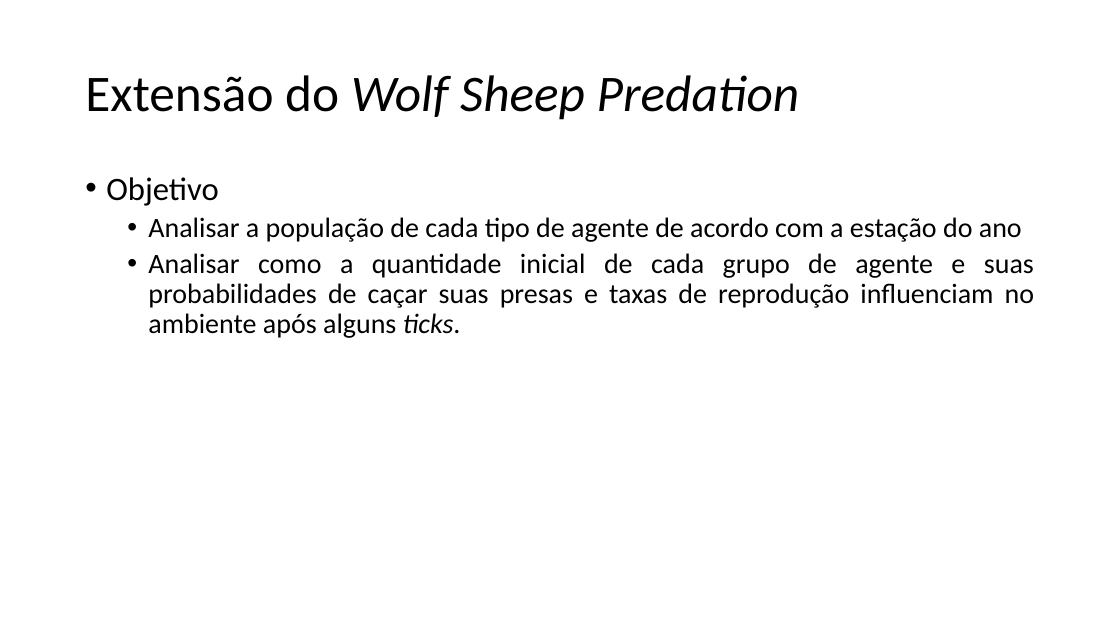
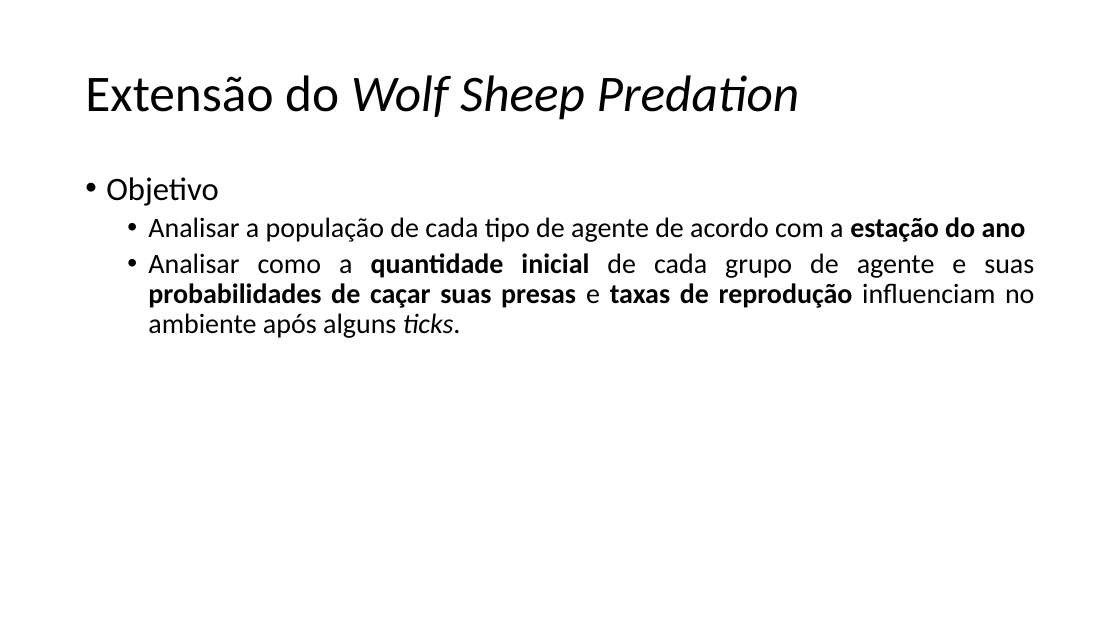
Before and after one commit to rejunges/SimulacaoSocial, a slide deck: slide 8 of Trabalho Netlogo.pptx. Drawn at 1120x630 pixels with LibreOffice and Linux fonts; fonts in the diff are those of the drawing. Boxes give left, top, right and bottom in pixels: in the first picture for what was removed or moved away, otherwise in the second. Text is boxed around its words. In the diff, an @@ line names an element or a change of style, - is before the commit and + after.

```diff
--- a/Trabalho Netlogo.pptx
+++ b/Trabalho Netlogo.pptx
@@ text at (x1=148, y1=217, x2=1034, y2=338): bold on in "estação do ano", "quantidade inicial probabilidades de caçar suas presas ..." @@
```
Also in this commit, not shown: 1 other slide changed.
